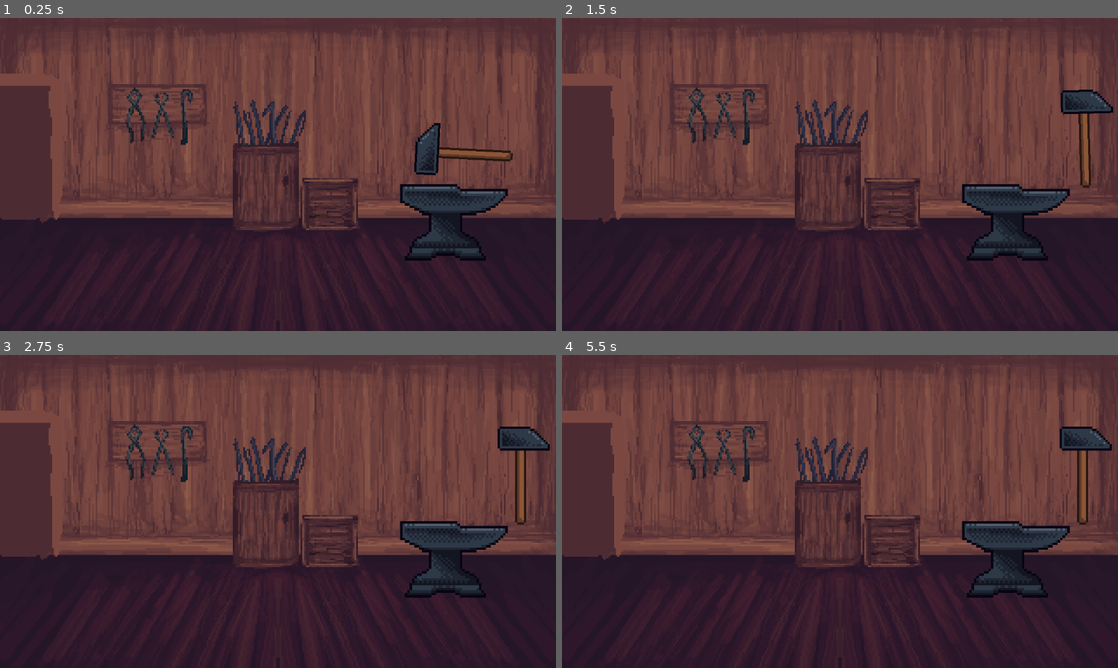
Above: before the commit, frames 1-4 (two rows, left to right).
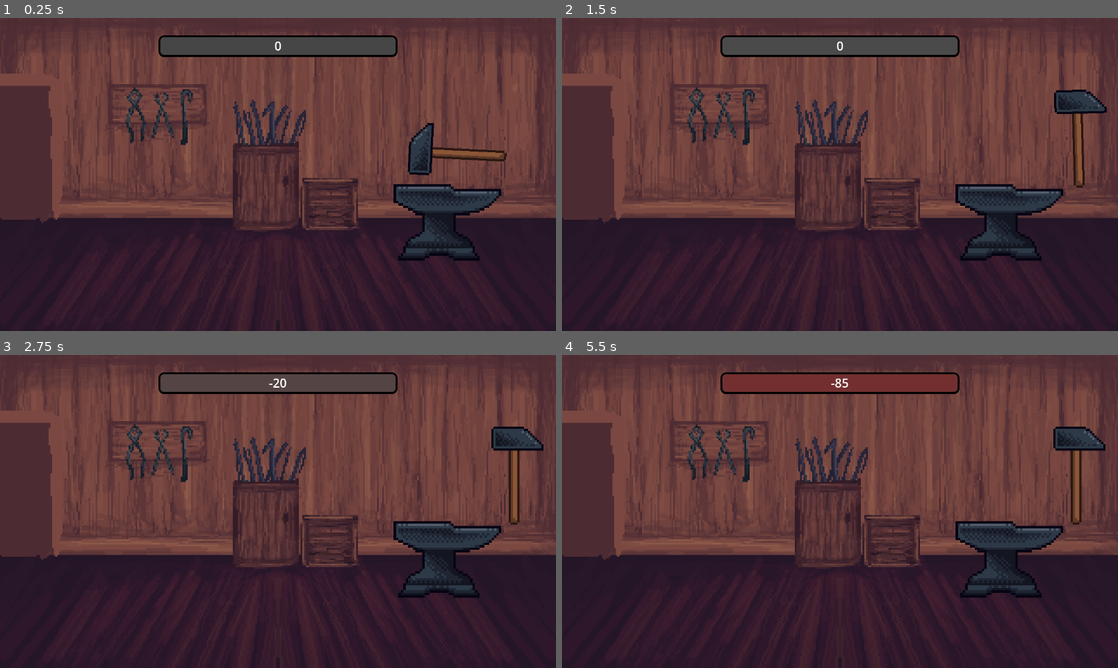
Above: after the commit, the same moments.

Repository: decksdark628/beat-forge
Game: Godot game, scene res://beat_forge.tscn
Same seed, same stepped clock (60 frames per second), same inputs: the game is played once before the commit and once after it. Sound files missing from this copy of the repository are replaced by a short silence.
Inputs:
- Up to frame 1 (0.25 s): no input
- Up to frame 2 (1.5 s): tap Enter (ui_accept) at 0.5 s; hold Enter (ui_accept) 0.53-1.28 s; tap 2 (rhythm_game_key_2) at 1.35 s
- Up to frame 3 (2.75 s): tap Enter (ui_accept) at 1.52, 1.55, 1.82, 2.3 s; hold 3 (rhythm_game_key_3) from 2.03 s (still down)
- Up to frame 4 (5.5 s): release 3 (rhythm_game_key_3) at 2.78 s; tap Enter (ui_accept) at 2.85, 3.02, 3.32, 3.5, 3.77, 3.8, 4.07, 4.25, 4.52, 4.55, 4.82, 5 s; hold 2 (rhythm_game_key_2) 3.53-4.28 s; tap 3 (rhythm_game_key_3) at 4.35 s; hold Enter (ui_accept) from 5.03 s (still down)

The runs differ from the first frame. In frame 1, 4.2% of the frame differs, in the area x 28-93%, y 5-78%; in frame 2, 4.2%, in the area x 28-100%, y 5-78%; in frame 3, 3.4%; in frame 4, 2.4%.
Error before the commit: Parse Error: Too few arguments for "beats()" call. Expected at least 1 but received 0. (res://beat_forge.gd:14)

Commit message:
final version

Diff:
--- a/beat_forge.gd
+++ /dev/null
@@ -1,15 +0,0 @@
-extends Node2D
-
-const TEST_SONG_PATH:String = "res://song_data/song_00-120bpm.csv"
-
-@onready var rn: RhythmNotifier = $RhythmNotifier
-@onready var importer: Node = $SongImporter
-@onready var player: AudioStreamPlayer = $SongPlayer
-
-func _ready() -> void:
-	importer.import_song(TEST_SONG_PATH)
-	rn.bpm = importer.song.bpm
-
-func start_game():
-	rn.beats()
-	rn.audio_stream_player.play()
--- a/beat_forge.tscn
+++ b/beat_forge.tscn
@@ -1,17 +1,22 @@
-[gd_scene load_steps=27 format=3 uid="uid://mdyxw4i53ahq"]
-
-[ext_resource type="Script" uid="uid://do6tey7x44gjf" path="res://beat_forge.gd" id="1_xwgc8"]
+[gd_scene load_steps=34 format=3 uid="uid://mdyxw4i53ahq"]
+
+[ext_resource type="Script" uid="uid://do6tey7x44gjf" path="res://scripts/beat_forge.gd" id="1_xwgc8"]
 [ext_resource type="Texture2D" uid="uid://cbiee2hoy3io" path="res://sprites/forge_bg.png" id="2_6d80v"]
+[ext_resource type="PackedScene" uid="uid://dds3a8wrx1b20" path="res://visual_target.tscn" id="2_c7p1g"]
 [ext_resource type="Script" uid="uid://vibvs5youif5" path="res://scripts/song_importer.gd" id="2_ggl6f"]
 [ext_resource type="Script" uid="uid://dos3qhffr4v0a" path="res://addons/rhythm_notifier/rhythm_notifier.gd" id="3_1gou3"]
 [ext_resource type="Script" uid="uid://wncyyxgvmv1i" path="res://scripts/hammer.gd" id="3_8vckl"]
 [ext_resource type="Texture2D" uid="uid://b1f7guysyc6p4" path="res://sprites/hammer.png" id="4_ggl6f"]
+[ext_resource type="AudioStream" uid="uid://b6whstt1wqojr" path="res://music/song_01-135bpm.wav" id="4_xwgc8"]
 [ext_resource type="Texture2D" uid="uid://dssoqi6t56cvx" path="res://sprites/hammer_normal_map.png" id="5_xwgc8"]
 [ext_resource type="AudioStream" uid="uid://dlvv5t4xqj76o" path="res://sfx/hit.wav" id="6_8vckl"]
 [ext_resource type="Texture2D" uid="uid://ct1utql1tedjo" path="res://sprites/Anvil.png" id="6_c7p1g"]
-[ext_resource type="Script" uid="uid://47wkj4eyb207" path="res://anvil.gd" id="9_i28h8"]
-[ext_resource type="AudioStream" uid="uid://dlnftmp6ib3ce" path="res://music/song_00.wav" id="10_8vckl"]
+[ext_resource type="AudioStream" uid="uid://dtguw8le0txdc" path="res://sfx/pipe_drop.wav" id="6_i28h8"]
+[ext_resource type="Script" uid="uid://deb8gxybnflo1" path="res://scripts/sfx_player.gd" id="7_lfxy0"]
+[ext_resource type="Script" uid="uid://47wkj4eyb207" path="res://scripts/anvil.gd" id="9_i28h8"]
 [ext_resource type="Texture2D" uid="uid://ba632fnro7j6f" path="res://sprites/explosion.png" id="14_1gou3"]
+[ext_resource type="Script" uid="uid://cctycnnnh28en" path="res://scripts/score_bar.gd" id="14_i28h8"]
+[ext_resource type="FontFile" uid="uid://fcn6tv4ivlog" path="res://fonts/Minecraft.ttf" id="16_akosd"]
 
 [sub_resource type="AtlasTexture" id="AtlasTexture_i28h8"]
 atlas = ExtResource("14_1gou3")
@@ -211,11 +216,25 @@
 tracks/2/interp = 1
 tracks/2/loop_wrap = true
 tracks/2/keys = {
-"times": PackedFloat32Array(3),
+"times": PackedFloat32Array(1.5),
 "transitions": PackedFloat32Array(1),
 "values": [{
 "args": [],
 "method": &"start_game"
+}]
+}
+tracks/3/type = "method"
+tracks/3/imported = false
+tracks/3/enabled = true
+tracks/3/path = NodePath(".")
+tracks/3/interp = 1
+tracks/3/loop_wrap = true
+tracks/3/keys = {
+"times": PackedFloat32Array(1.5),
+"transitions": PackedFloat32Array(1),
+"values": [{
+"args": [],
+"method": &"_unlock_input"
 }]
 }
 
@@ -232,8 +251,28 @@
 normal_texture = ExtResource("5_xwgc8")
 texture_filter = 1
 
+[sub_resource type="StyleBoxFlat" id="StyleBoxFlat_c7p1g"]
+bg_color = Color(0.28485027, 0.28485027, 0.2848502, 1)
+border_width_left = 4
+border_width_top = 4
+border_width_right = 4
+border_width_bottom = 5
+border_color = Color(0, 0, 0, 1)
+corner_radius_top_left = 12
+corner_radius_top_right = 12
+corner_radius_bottom_right = 12
+corner_radius_bottom_left = 12
+
+[sub_resource type="StyleBoxFlat" id="StyleBoxFlat_1gou3"]
+bg_color = Color(0.2, 0.2, 0.2, 1)
+corner_radius_top_left = 12
+corner_radius_top_right = 12
+corner_radius_bottom_right = 12
+corner_radius_bottom_left = 12
+
 [node name="BeatForge" type="Node2D"]
 script = ExtResource("1_xwgc8")
+visual_target = ExtResource("2_c7p1g")
 
 [node name="RhythmNotifier" type="Node" parent="." node_paths=PackedStringArray("audio_stream_player")]
 script = ExtResource("3_1gou3")
@@ -244,8 +283,13 @@
 script = ExtResource("2_ggl6f")
 
 [node name="SongPlayer" type="AudioStreamPlayer" parent="."]
-stream = ExtResource("10_8vckl")
+stream = ExtResource("4_xwgc8")
 bus = &"Music"
+
+[node name="SFXPlayer" type="AudioStreamPlayer" parent="."]
+stream = ExtResource("6_i28h8")
+volume_db = -10.0
+script = ExtResource("7_lfxy0")
 
 [node name="Background" type="Node2D" parent="."]
 
@@ -254,8 +298,11 @@
 scale = Vector2(4, 4)
 texture = ExtResource("2_6d80v")
 
+[node name="TargetSpawner" type="Node2D" parent="."]
+position = Vector2(368, 0)
+
 [node name="Anvil" type="Node2D" parent="."]
-position = Vector2(405, 110)
+position = Vector2(390, 110)
 script = ExtResource("9_i28h8")
 
 [node name="Sprite2D" type="Sprite2D" parent="Anvil"]
@@ -272,7 +319,7 @@
 frame_progress = 1.0
 
 [node name="Hammer" type="Node2D" parent="."]
-position = Vector2(490, -60)
+position = Vector2(475, -60)
 script = ExtResource("3_8vckl")
 
 [node name="AnimationPlayer" type="AnimationPlayer" parent="Hammer"]
@@ -283,6 +330,7 @@
 
 [node name="HammerSound" type="AudioStreamPlayer" parent="Hammer"]
 stream = ExtResource("6_8vckl")
+volume_db = -2.0
 
 [node name="Visuals" type="Node2D" parent="Hammer"]
 position = Vector2(75, 0)
@@ -295,4 +343,112 @@
 texture = SubResource("CanvasTexture_2e507")
 offset = Vector2(-22.5, -1.5)
 
+[node name="ScoreTracker" type="PanelContainer" parent="."]
+offset_left = -275.0
+offset_top = -320.0
+offset_right = 275.0
+offset_bottom = -270.0
+pivot_offset = Vector2(275, 25)
+theme_override_styles/panel = SubResource("StyleBoxFlat_c7p1g")
+script = ExtResource("14_i28h8")
+
+[node name="ColorPanel" type="Panel" parent="ScoreTracker"]
+layout_mode = 2
+theme_override_styles/panel = SubResource("StyleBoxFlat_1gou3")
+
+[node name="MarginContainer" type="MarginContainer" parent="ScoreTracker"]
+layout_mode = 2
+
+[node name="ScoreText" type="Label" parent="ScoreTracker/MarginContainer"]
+layout_mode = 2
+theme_override_font_sizes/font_size = 28
+text = "0/0"
+horizontal_alignment = 1
+vertical_alignment = 1
+
 [node name="Camera2D" type="Camera2D" parent="."]
+
+[node name="GameOverScreen" type="Node2D" parent="."]
+visible = false
+
+[node name="ColorRect" type="ColorRect" parent="GameOverScreen"]
+offset_left = -605.0
+offset_top = -341.0
+offset_right = 605.0
+offset_bottom = 336.0
+color = Color(0, 0, 0, 0.22745098)
+
+[node name="GameOverLabel" type="Label" parent="GameOverScreen"]
+offset_left = -192.0
+offset_top = -229.0
+offset_right = 196.0
+offset_bottom = -165.0
+theme_override_colors/font_outline_color = Color(0, 0, 0, 1)
+theme_override_constants/outline_size = 20
+theme_override_fonts/font = ExtResource("16_akosd")
+theme_override_font_sizes/font_size = 64
+text = "GAME OVER"
+horizontal_alignment = 1
+vertical_alignment = 1
+
+[node name="YourScore" type="Label" parent="GameOverScreen"]
+offset_left = -184.0
+offset_top = -132.0
+offset_right = 204.0
+offset_bottom = -68.0
+theme_override_colors/font_outline_color = Color(0, 0, 0, 1)
+theme_override_constants/outline_size = 15
+theme_override_fonts/font = ExtResource("16_akosd")
+theme_override_font_sizes/font_size = 32
+text = "YOUR SCORE:"
+horizontal_alignment = 1
+vertical_alignment = 1
+
+[node name="ScoreLabel" type="Label" parent="GameOverScreen"]
+offset_left = -191.0
+offset_top = -71.0
+offset_right = 197.0
+offset_bottom = -7.0
+theme_override_colors/font_outline_color = Color(0, 0, 0, 1)
+theme_override_constants/outline_size = 20
+theme_override_fonts/font = ExtResource("16_akosd")
+theme_override_font_sizes/font_size = 64
+text = "0/10"
+horizontal_alignment = 1
+vertical_alignment = 1
+
+[node name="Button" type="Button" parent="GameOverScreen"]
+anchors_preset = 8
+anchor_left = 0.5
+anchor_top = 0.5
+anchor_right = 0.5
+anchor_bottom = 0.5
+offset_left = -109.0
+offset_top = 42.0
+offset_right = 129.0
+offset_bottom = 94.0
+grow_horizontal = 2
+grow_vertical = 2
+theme_override_colors/font_outline_color = Color(0, 0, 0, 1)
+theme_override_constants/outline_size = 10
+theme_override_fonts/font = ExtResource("16_akosd")
+theme_override_font_sizes/font_size = 32
+
+[node name="MarginContainer" type="MarginContainer" parent="GameOverScreen/Button"]
+layout_mode = 0
+offset_right = 238.0
+offset_bottom = 52.0
+theme_override_constants/margin_top = 10
+
+[node name="Label" type="Label" parent="GameOverScreen/Button/MarginContainer"]
+layout_mode = 2
+theme_override_colors/font_outline_color = Color(0, 0, 0, 1)
+theme_override_constants/outline_size = 8
+theme_override_fonts/font = ExtResource("16_akosd")
+theme_override_font_sizes/font_size = 32
+text = "GO BACK"
+horizontal_alignment = 1
+vertical_alignment = 1
+
+[connection signal="key_pressed" from="Hammer" to="." method="_on_hammer_key_pressed"]
+[connection signal="pressed" from="GameOverScreen/Button" to="." method="_on_button_pressed"]
--- a/model/Song.gd
+++ b/model/Song.gd
@@ -5,8 +5,8 @@
 var bpm:int
 var targets:Array = []
 
-func add_target(exp_key:int, tick:int):
-	var nuevo:Target = Target.new(exp_key, tick)
+func add_target(exp_key:int, beat:float):
+	var nuevo:Target = Target.new(exp_key, beat)
 	targets.append(nuevo)
 
 func _to_string() -> String:
--- a/model/Target.gd
+++ b/model/Target.gd
@@ -2,11 +2,11 @@
 class_name Target
 
 var expected_input:int
-var tick:int
+var beat:float
 
-func _init(_expected_input:int, _tick:int ) -> void:
+func _init(_expected_input:int, _beat:float ) -> void:
 	expected_input = _expected_input
-	tick = _tick
+	beat = _beat
 
 func _to_string() -> String:
-	return str(expected_input) + ", " + str(tick)
+	return str(expected_input) + ", " + str(beat)
--- /dev/null
+++ b/scripts/beat_forge.gd
@@ -0,0 +1,88 @@
+extends Node2D
+
+const TEST_SONG_PATH:String = "res://song_data/song_01-135bpm.csv"
+const SPAWN_AHEAD_TIME:float = 1.0
+const MISS_THRESHOLD:float = 0.1
+
+@export var visual_target:PackedScene
+
+@onready var rn: RhythmNotifier = $RhythmNotifier
+@onready var importer: Node = $SongImporter
+@onready var hammer: Node2D = $Hammer
+@onready var player: AudioStreamPlayer = $SongPlayer
+@onready var target_spawner: Node2D = $TargetSpawner
+@onready var anvil: Node2D = $Anvil
+@onready var score_tracker: PanelContainer = $ScoreTracker
+@onready var sfx_player: AudioStreamPlayer = $SFXPlayer
+
+var visual_targets:Array = []
+var targets:PackedFloat32Array =  []
+var current_target:float
+var t_index:int = 0
+var spawn_index:int = 0
+
+func _ready() -> void:
+	importer.import_song(TEST_SONG_PATH)
+	rn.bpm = importer.song.bpm
+
+	for t in importer.song.targets:
+		targets.append(t.beat * rn.beat_length)
+	current_target = targets[t_index]
+
+	score_tracker.score = 0
+	score_tracker.max_score = targets.size() * 10
+	score_tracker.min_score = targets.size() * -5
+	score_tracker.update_score_bar()
+
+	rn.beats(0, false, 44).connect(func(_i):
+		rn.audio_stream_player.stop()
+		score_tracker.game_over()
+		hammer._lock_input()
+	)
+
+func start_game():
+	rn.audio_stream_player.play()
+
+func _process(_delta: float) -> void:
+	if spawn_index < targets.size():
+		if targets[spawn_index] - SPAWN_AHEAD_TIME <= rn.current_position:
+			_spawn_visual_target()
+			spawn_index += 1
+	if current_target + MISS_THRESHOLD <= rn.current_position:
+		_next_target()
+
+func _compare(hit:float) -> bool:
+	var difference = hit - current_target
+	if abs(difference) <= MISS_THRESHOLD:
+		return true
+	return false
+
+func _spawn_visual_target() -> void:
+	var vt = visual_target.instantiate()
+	vt.hit_time = targets[spawn_index]
+	vt.notifier = rn
+	vt.missed.connect(_on_target_missed)
+	target_spawner.add_child(vt)
+	visual_targets.append(vt)
+
+func _on_target_missed(_target):
+	score_tracker.change_score(-15)
+	sfx_player.play()
+
+func _next_target():
+	if t_index < targets.size() -1:
+		t_index += 1
+		current_target = targets[t_index]
+
+func _on_hammer_key_pressed() -> void:
+	var hit:float = rn.current_position
+	if _compare(hit):
+		if is_instance_valid(visual_targets[t_index]):
+			visual_targets[t_index].queue_free()
+		anvil.throw_big_spark()
+		score_tracker.change_score(+10)
+	else:
+		score_tracker.change_score(-5)
+
+func _on_button_pressed() -> void:
+	pass #
--- a/scripts/hammer.gd
+++ b/scripts/hammer.gd
@@ -1,17 +1,24 @@
 extends Node2D
 
-@onready var game: Node2D = $".."
 @onready var animation_player: AnimationPlayer = $AnimationPlayer
 
-#signal key_pressed
+var input_locked:bool = true
 
-#func _input(event: InputEvent):
-	#if !game.input_locked:
-		#if event.is_action_pressed("ui_accept"):
-			#key_pressed.emit(1)
-			#animation_player.play("hit")
-		#elif event.is_action_released("ui_accept"):
-			#animation_player.play("release")
+signal key_pressed
+
+func _unlock_input():
+	input_locked = false
+
+func _lock_input():
+	input_locked = true
+
+func _input(event: InputEvent):
+	if !input_locked:
+		if event.is_action_pressed("ui_accept"):
+			key_pressed.emit()
+			animation_player.play("hit")
+		elif event.is_action_released("ui_accept"):
+			animation_player.play("release")
 		#if(event.is_action_pressed("rhythm_game_key_2")):
 			#key_pressed.emit(2)
 		#if(event.is_action_pressed("rhythm_game_key_3")):
--- a/scripts/old_beat_forge.gd
+++ /dev/null
@@ -1,106 +0,0 @@
-extends Node2D
-
-const FIRST_SONG_PATH:String = "res://song_data/song_00-120bpm.csv"
-
-const BEAT_THRESHOLD:float = 0.15
-const V_TARGET_ANIM_LATENCY_TICKS:int = 8
-const V_TARGET_ANIM_LATENCY_SECONDS:float = 1.0
-const V_TARGET_START_POS:Vector2 = Vector2(-1100, -13)
-const V_TARGET_END_POS:Vector2 = Vector2(379, -13)
-
-@onready var song_importer: Node = $Jukebox/SongImporter
-@onready var song_player: AudioStreamPlayer = $Jukebox/SongPlayer
-@onready var clock: Node = $GameClock
-@onready var target_spawner: Node2D = $TargetSpawner
-@onready var hammer: Node2D = $Hammer
-@onready var hammer_anim_player: AnimationPlayer = $Hammer/AnimationPlayer
-@onready var anvil: Node2D = $Anvil
-@onready var count_down_beep: AudioStreamPlayer = $GameClock/CountDownBeep
-@onready var background: Node2D = $Background
-
-var song:Song
-var bpm:int
-var beat_length:float
-var song_length:float # TODO: que se determine en base al audio source cargado
-
-var input_locked:bool = true # TODO: regresar al player
-
-@export var v_target:PackedScene
-var v_target_spawn_tracker:Array = [] # TODO: consider if its worth using a PackedByteArray for 8 booleans per entry
-var targets_tracker:Array = []
-var current_target:Target
-var n:int = 0
-var vn:int = 0
-var max_n:int
-
-var current_tick:int = -100
-
-func _ready() -> void:
-	# IMPORT SONG
-	song_importer.import_song(FIRST_SONG_PATH)
-	song = song_importer.song
-	bpm = song.bpm
-
-	# FOR SHOWCASE OF THE EXPORT FUNCTIONALITY ONLY, DONT UNCOMMENT
-	#song_importer.export_song(song)
-
-	max_n = song.targets.size() - 1
-	current_target = song.targets[n]
-	targets_tracker.resize(song.targets.size())
-	targets_tracker.fill(true)
-	v_target_spawn_tracker.resize(song.targets.size())
-	v_target_spawn_tracker.fill(true)
-
-	# START
-func start_game() -> void:
-	clock.init_timer(bpm)
-	count_down_beep.play()
-	input_locked = false
-
-func _next_target() -> void:
-	targets_tracker[n] = false
-	if n < max_n:
-		n += 1
-		current_target = song.targets[n]
-
-func _compare(hit:int, target:Target, time:float) -> bool:
-	if (
-		  ( hit == target.tick and time <= BEAT_THRESHOLD )
-		  or
-		  ( hit == target.tick - 1 and time >= (clock.beat_length - BEAT_THRESHOLD) )
-		):
-		return true
-	return false
-
-func _on_hammer_key_pressed(key:int) -> void:
-	if key != current_target.expected_input:
-		return
-	var player_hit:int = clock.tick_count
-	var time_since_prev:float = clock.get_time_since_last_tick()
-
-	if targets_tracker[n] and _compare(player_hit, current_target, time_since_prev):
-		anvil.throw_big_spark()
-		targets_tracker[n] = false
-		target_spawner.current.reset()
-		target_spawner.next_v_target()
-	else:
-		anvil.throw_small_spark()
-
-#func _on_game_clock_tick(current_tick:int) -> void:
-func _on_game_clock_tick(t:int) -> void:
-	current_tick = t
-
-func _process(delta: float) -> void:
-	if current_tick >= -4:
-		if current_tick + V_TARGET_ANIM_LATENCY_TICKS >= current_target.tick and v_target_spawn_tracker[n]:
-			prints(current_tick, current_target.tick)
-			v_target_spawn_tracker[n] = false
-			target_spawner.current.appear_and_move()
-		elif current_tick >= current_target.tick:
-			#prints(current_tick, current_target.tick)
-			_next_target()
-			#_wait_grace_period()
-
-#func _wait_grace_period() -> void:
-	#await get_tree().create_timer(BEAT_THRESHOLD).timeout
-	#_next_target()
--- /dev/null
+++ b/scripts/score_bar.gd
@@ -0,0 +1,53 @@
+extends PanelContainer
+
+const COLOR_CHANGE_DURATION:float = 0.3
+
+@onready var score_text: Label = $MarginContainer/ScoreText
+@onready var color_panel: Panel = $ColorPanel
+@onready var sfx_player: AudioStreamPlayer = $"../SFXPlayer"
+@onready var score_label: Label = $"../GameOverScreen/ScoreLabel"
+@onready var game_over_screen: Node2D = $"../GameOverScreen"
+
+var neutral_bar_color = Color(0.29, 0.29, 0.29, 1.0)
+var negative_bar_color = Color(0.52, 0.14, 0.14, 1.0)
+var positive_bar_color = Color(0.159, 0.52, 0.14, 1.0)
+
+var style_box:StyleBoxFlat
+
+var score:int = 0
+var max_score:int = 10
+var min_score:int = -10
+
+func _ready() -> void:
+	style_box = color_panel.get_theme_stylebox("panel").duplicate()
+	color_panel.add_theme_stylebox_override("panel", style_box)
+
+func change_score(n:int):
+	if score <= max_score and score >= min_score:
+		score += n
+		score = clamp(score, min_score, max_score)
+		update_score_bar()
+
+func update_score_bar():
+	var change_amount:float
+	var nuevo:Color
+	score_text.text = str(score)
+	if score > 0:
+		change_amount = score / (max_score * 1.0)
+		nuevo = neutral_bar_color.lerp(positive_bar_color, change_amount)
+	elif score < 0:
+		change_amount = score / (min_score * 1.0)
+		nuevo = neutral_bar_color.lerp(negative_bar_color, change_amount)
+	else:
+		nuevo = neutral_bar_color
+	var t:Tween = create_tween()
+	t.tween_property(style_box, "bg_color", nuevo, COLOR_CHANGE_DURATION)
+
+func game_over() -> void:
+	var score_template:String = "{0}/{1}"
+	score_label.text = score_template.format([score, max_score])
+	game_over_screen.visible = true
+	if score <= max_score * 0.75:
+		sfx_player.play_lose_sound()
+	else:
+		sfx_player.play_win_sound()
--- /dev/null
+++ b/scripts/sfx_player.gd
@@ -0,0 +1,9 @@
+extends AudioStreamPlayer
+
+func play_win_sound() -> void:
+	stream = load("res://sfx/win.wav")
+	play()
+
+func play_lose_sound() -> void:
+	stream = load("res://sfx/lose.mp3")
+	play()
--- a/scripts/song_importer.gd
+++ b/scripts/song_importer.gd
@@ -1,7 +1,7 @@
 extends Node
 
 const EXPORT_PATH:String = "res://song_data/exports/"
-const CSV_HEADER:String = "key,tick"
+const CSV_HEADER:String = "key,beat"
 
 var song:Song
 
@@ -21,7 +21,7 @@
 	var file = FileAccess.open(output_path, FileAccess.WRITE)
 	file.store_line(CSV_HEADER)
 	for t in song.targets:
-		var line:PackedStringArray = PackedStringArray([t.expected_input, t.tick])
+		var line:PackedStringArray = PackedStringArray([t.expected_input, t.beat])
 		file.store_csv_line(line)
 	file.close()
 	print("[ ✔️ ] Cancion exportada en: " + output_path)
@@ -36,8 +36,8 @@
 func _extract_content(file:FileAccess):
 	while file.get_position() < file.get_length():
 		var line = file.get_csv_line()
-		if line[0].is_valid_int() and line[1].is_valid_int():
-			song.add_target(int(line[0]), int(line[1]))
+		if line[0].is_valid_int() and line[1].is_valid_float():
+			song.add_target(int(line[0]), float(line[1]))
 
 func _generate_export_name(s:Song):
 	return "%s-bpm%d.csv" % [s.name, s.bpm]
--- /dev/null
+++ b/scripts/visual_target.gd
@@ -0,0 +1,25 @@
+extends Node2D
+
+const PX_PER_SECOND:int = 1068
+const DESPAWN_THRESHOLD:float = 350
+
+@onready var visual: Node2D = $Visual
+
+var notifier:RhythmNotifier
+var hit_time:float
+var seconds_before_impact:float
+
+signal missed(target)
+
+func _ready() -> void:
+	_update_position()
+
+func _process(_delta: float) -> void:
+	_update_position()
+	if visual.position.x >= DESPAWN_THRESHOLD:
+		missed.emit(self)
+		queue_free()
+
+func _update_position() -> void:
+	seconds_before_impact = hit_time - notifier.current_position
+	visual.position.x = seconds_before_impact * -PX_PER_SECOND
--- a/song_data/song_00-120bpm.csv
+++ /dev/null
@@ -1,7 +0,0 @@
-key,tick
-1,11
-1,15
-1,19
-1,23
-1,23.5
-1,24
--- /dev/null
+++ b/song_data/song_01-135bpm.csv
@@ -0,0 +1,25 @@
+key,beat
+1,9
+1,11
+1,13
+1,14.5
+1,15
+1,15.5
+1,17
+1,19
+1,21
+1,22.5
+1,23
+1,25
+1,27
+1,29
+1,31
+1,31.5
+1,33
+1,35
+1,37
+1,37.5
+1,38.5
+1,39
+1,39.5
+1,40
--- a/visual_target.tscn
+++ b/visual_target.tscn
@@ -1,11 +1,14 @@
-[gd_scene load_steps=2 format=3 uid="uid://dds3a8wrx1b20"]
+[gd_scene load_steps=3 format=3 uid="uid://dds3a8wrx1b20"]
 
+[ext_resource type="Script" uid="uid://cgb0ga07ru8qw" path="res://scripts/visual_target.gd" id="1_6p1vl"]
 [ext_resource type="Texture2D" uid="uid://byhfy0b3o56fj" path="res://sprites/metall_ball.png" id="2_y8hof"]
 
 [node name="VisualTarget" type="Node2D"]
+script = ExtResource("1_6p1vl")
 
-[node name="Sprite2D" type="Sprite2D" parent="."]
+[node name="Visual" type="Node2D" parent="."]
+
+[node name="Sprite2D" type="Sprite2D" parent="Visual"]
 texture_filter = 1
-position = Vector2(-700, 0)
 scale = Vector2(5, 5)
 texture = ExtResource("2_y8hof")
Not shown, removed: music/145_bpm_bg_track_00.wav.import
Not shown, removed: music/song_00.wav.import
Not shown, added: music/song_01-135bpm.wav.import
Renamed: anvil.gd -> scripts/anvil.gd
Renamed: anvil.gd.uid -> scripts/anvil.gd.uid
Renamed: beat_forge.gd.uid -> scripts/beat_forge.gd.uid
Not shown, removed: scripts/old_beat_forge.gd.uid
Not shown, added: scripts/score_bar.gd.uid
Not shown, added: scripts/sfx_player.gd.uid
Not shown, added: scripts/visual_target.gd.uid
Not shown, added: sfx/lose.mp3.import
Not shown, added: sfx/win.wav.import
(and 9 more such lines)
